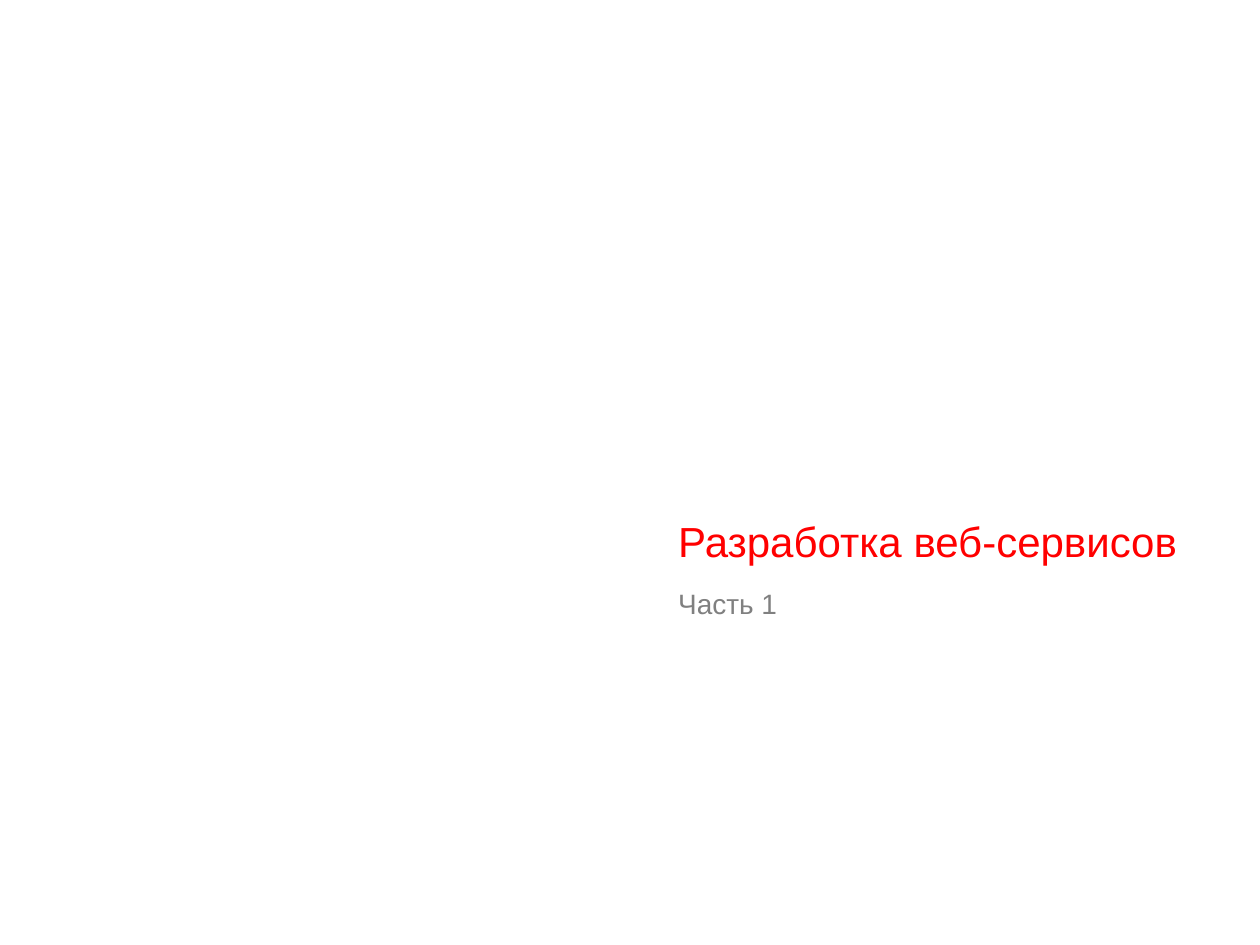
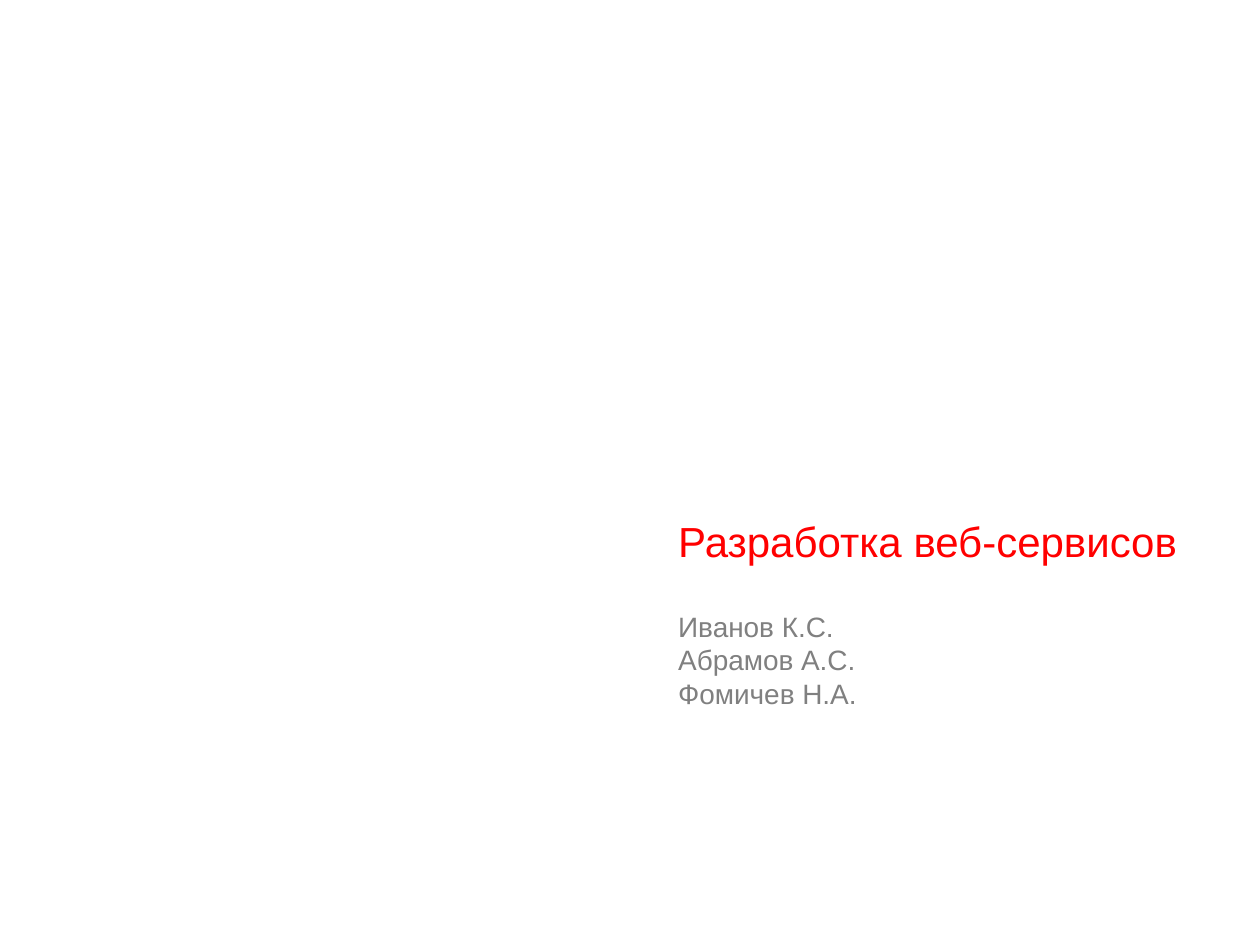
Before and after one commit to scareme/web_flask, a slide deck: slide 1 of Разработка веб-сервисов.pptx. Drawn at 1260x945 pixels with LibreOffice and Linux fonts; fonts in the diff are those of the drawing; background and template pictures are left out. Boxes give left, top, right and bottom in pixels: in the first picture for what was removed or moved away, otherwise in the second. Text is boxed around its words. In the diff, an @@ line names an element or a change of style, - is before the commit and + after.

```diff
--- a/Разработка веб-сервисов.pptx
+++ b/Разработка веб-сервисов.pptx
@@ title at [678, 617, 856, 704]: text changed @@
-Часть 1
+Иванов К.С.
+Абрамов А.С.
+Фомичев Н.А.
```
Also in this commit, not shown: 2 other slides changed, 1 slide removed, 2 other files.
